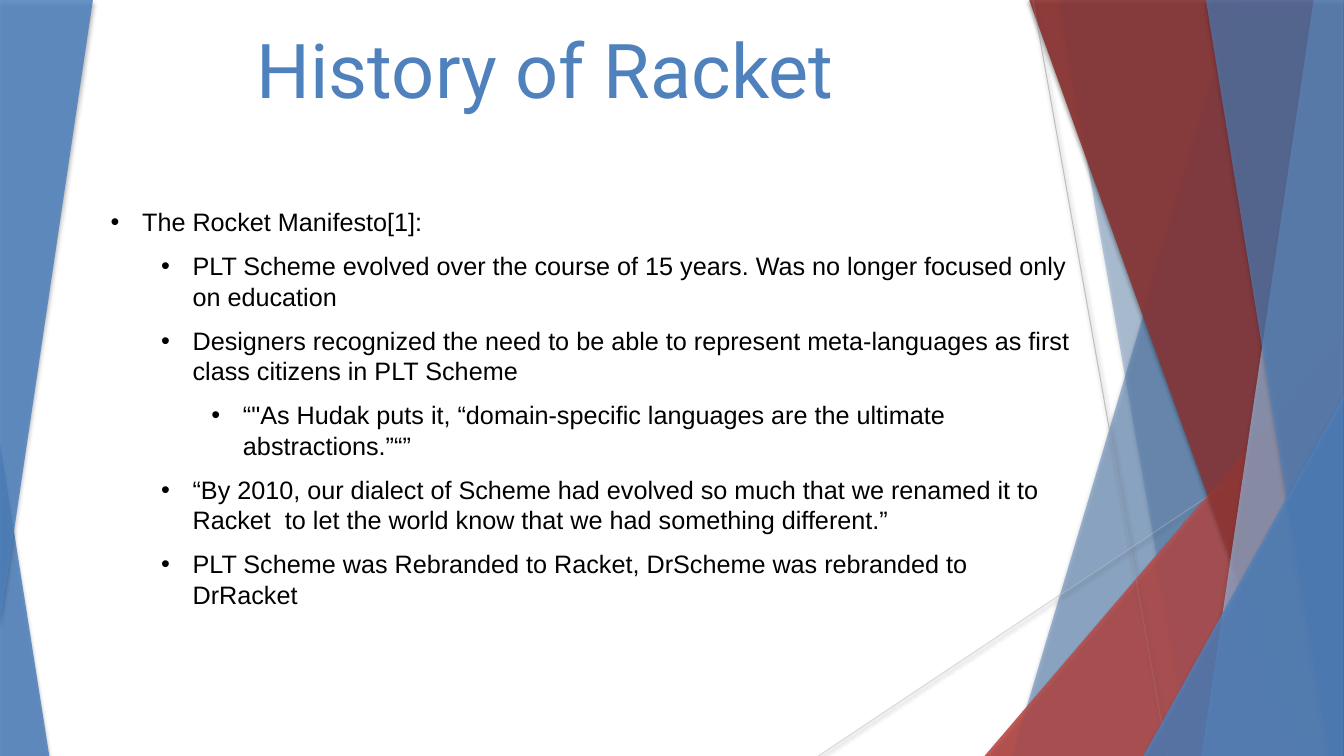
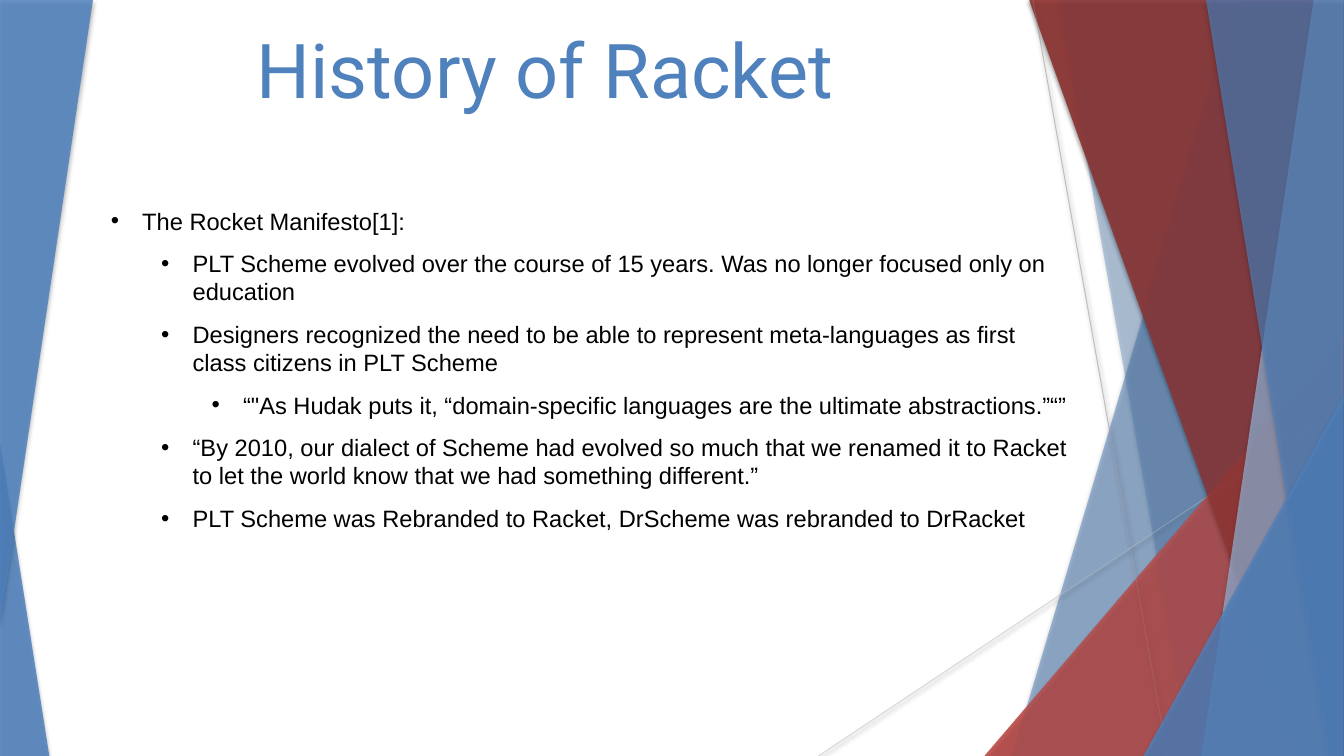
Before and after one commit to stevester94/CSC201_Project, a slide deck: slide 4 of CSC201Sec3Proj3Team4.pptx. Drawn at 1344x756 pixels with LibreOffice and Linux fonts; fonts in the diff are those of the drawing. Boxes give left, top, right and bottom in pixels: in the first picture for what was removed or moved away, otherwise in the second. Text is boxed around its words. In the diff, an @@ line names an element or a change of style, - is before the commit and + after.

```diff
--- a/CSC201Sec3Proj3Team4.pptx
+++ b/CSC201Sec3Proj3Team4.pptx
@@ text "The Rocket Manifesto[1]:" at <box>142,213,1067,530</box>: size 18 to 16.9 pt @@
```
Also in this commit, not shown: 8 other slides changed, 2 slides removed.
